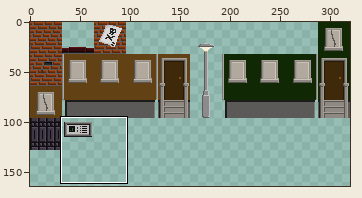
Two states of a sprite sheet, DATA/nonsolid.png. The picture above shows the old version from afar; the outline marks the close-up.
Close-up. Old version:
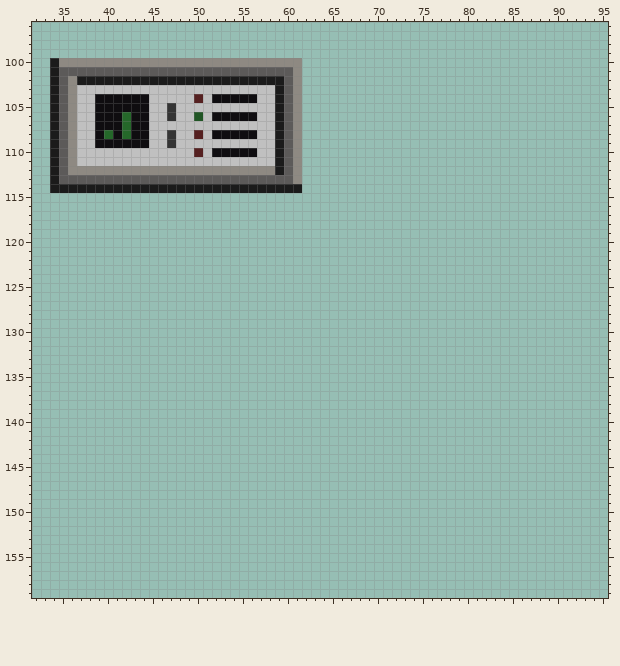
The file is 320x320 pixels. Colours within 5 levels of each other are drawn and written as one. Shown: x 32..95, y 96..159. The wide view leaves out empty margins.
After the commit:
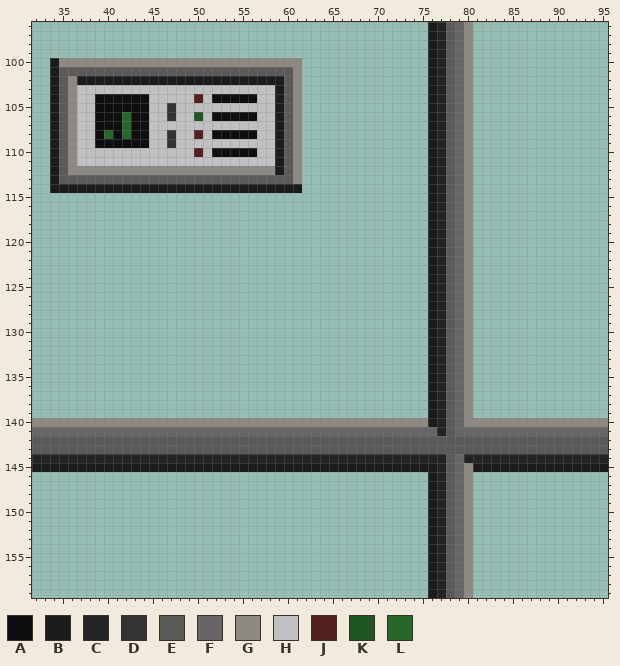
Palette (. is transparent): A #0f0d10  B #1b1b1b  C #232323  D #343434  E #5c5a59  F #676565  G #8e8982  H #c0c0c0  J #552020  K #205524  L #25682a
What changed:
{"y":96,"x":76,"old":".....","new":"BCEFG"}
{"y":97,"x":76,"old":".....","new":"BCEFG"}
{"y":98,"x":76,"old":".....","new":"BCEFG"}
{"y":99,"x":76,"old":".....","new":"BCEFG"}
{"y":100,"x":76,"old":".....","new":"BCEFG"}
{"y":101,"x":76,"old":".....","new":"BCEFG"}
{"y":102,"x":76,"old":".....","new":"BCEFG"}
{"y":103,"x":76,"old":".....","new":"BCEFG"}
{"y":104,"x":76,"old":".....","new":"BCEFG"}
{"y":105,"x":76,"old":".....","new":"BCEFG"}
{"y":106,"x":76,"old":".....","new":"BCEFG"}
{"y":107,"x":76,"old":".....","new":"BCEFG"}
{"y":108,"x":76,"old":".....","new":"BCEFG"}
{"y":109,"x":76,"old":".....","new":"BCEFG"}
{"y":110,"x":76,"old":".....","new":"BCEFG"}
{"y":111,"x":76,"old":".....","new":"BCEFG"}
{"y":112,"x":76,"old":".....","new":"BCEFG"}
{"y":113,"x":76,"old":".....","new":"BCEFG"}
{"y":114,"x":76,"old":".....","new":"BCEFG"}
{"y":115,"x":76,"old":".....","new":"BCEFG"}
{"y":116,"x":76,"old":".....","new":"BCEFG"}
{"y":117,"x":76,"old":".....","new":"BCEFG"}
{"y":118,"x":76,"old":".....","new":"BCEFG"}
{"y":119,"x":76,"old":".....","new":"BCEFG"}
{"y":120,"x":76,"old":".....","new":"BCEFG"}
{"y":121,"x":76,"old":".....","new":"BCEFG"}
{"y":122,"x":76,"old":".....","new":"BCEFG"}
{"y":123,"x":76,"old":".....","new":"BCEFG"}
{"y":124,"x":76,"old":".....","new":"BCEFG"}
{"y":125,"x":76,"old":".....","new":"BCEFG"}
{"y":126,"x":76,"old":".....","new":"BCEFG"}
{"y":127,"x":76,"old":".....","new":"BCEFG"}
{"y":128,"x":76,"old":".....","new":"BCEFG"}
{"y":129,"x":76,"old":".....","new":"BCEFG"}
{"y":130,"x":76,"old":".....","new":"BCEFG"}
{"y":131,"x":76,"old":".....","new":"BCEFG"}
{"y":132,"x":76,"old":".....","new":"BCEFG"}
{"y":133,"x":76,"old":".....","new":"BCEFG"}
{"y":134,"x":76,"old":".....","new":"BCEFG"}
{"y":135,"x":76,"old":".....","new":"BCEFG"}
{"y":136,"x":76,"old":".....","new":"BCEFG"}
{"y":137,"x":76,"old":".....","new":"BCEFG"}
{"y":138,"x":76,"old":".....","new":"BCEFG"}
{"y":139,"x":76,"old":".....","new":"BCEFG"}
{"y":140,"x":32,"old":"................................................................","new":"GGGGGGGGGGGGGGGGGGGGGGGGGGGGGGGGGGGGGGGGGGGGBCEFGGGGGGGGGGGGGGGG"}
{"y":141,"x":32,"old":"................................................................","new":"FFFFFFFFFFFFFFFFFFFFFFFFFFFFFFFFFFFFFFFFFFFFFCEFFFFFFFFFFFFFFFFF"}
{"y":142,"x":32,"old":"................................................................","new":"EEEEEEEEEEEEEEEEEEEEEEEEEEEEEEEEEEEEEEEEEEEEEEEEEEEEEEEEEEEEEEEE"}
{"y":143,"x":32,"old":"................................................................","new":"EEEEEEEEEEEEEEEEEEEEEEEEEEEEEEEEEEEEEEEEEEEEEEEEEEEEEEEEEEEEEEEE"}
{"y":144,"x":32,"old":"................................................................","new":"CCCCCCCCCCCCCCCCCCCCCCCCCCCCCCCCCCCCCCCCCCCCCCEFCCCCCCCCCCCCCCCC"}
{"y":145,"x":32,"old":"................................................................","new":"BBBBBBBBBBBBBBBBBBBBBBBBBBBBBBBBBBBBBBBBBBBBBCEFGBBBBBBBBBBBBBBB"}
{"y":146,"x":76,"old":".....","new":"BCEFG"}
{"y":147,"x":76,"old":".....","new":"BCEFG"}
{"y":148,"x":76,"old":".....","new":"BCEFG"}
{"y":149,"x":76,"old":".....","new":"BCEFG"}
{"y":150,"x":76,"old":".....","new":"BCEFG"}
{"y":151,"x":76,"old":".....","new":"BCEFG"}
{"y":152,"x":76,"old":".....","new":"BCEFG"}
{"y":153,"x":76,"old":".....","new":"BCEFG"}
{"y":154,"x":76,"old":".....","new":"BCEFG"}
{"y":155,"x":76,"old":".....","new":"BCEFG"}
{"y":156,"x":76,"old":".....","new":"BCEFG"}
{"y":157,"x":76,"old":".....","new":"BCEFG"}
{"y":158,"x":76,"old":".....","new":"BCEFG"}
{"y":159,"x":76,"old":".....","new":"BCEFG"}
{"label":"added","picture_box":[32,22,608,598]}
